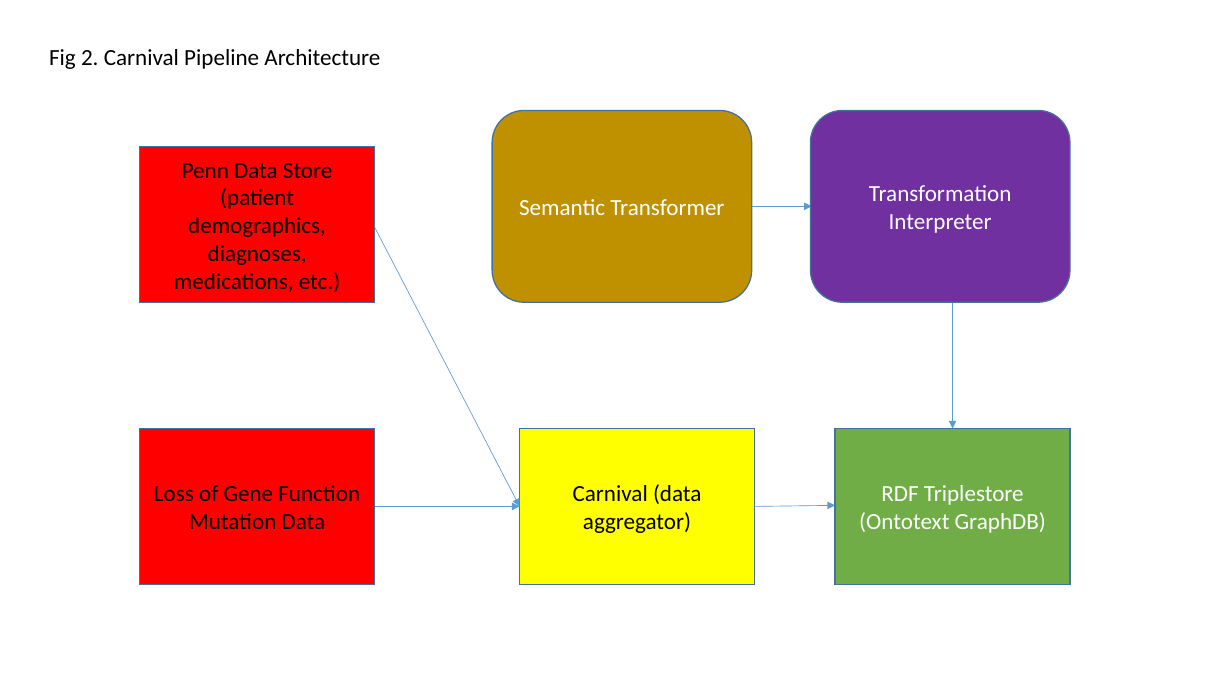
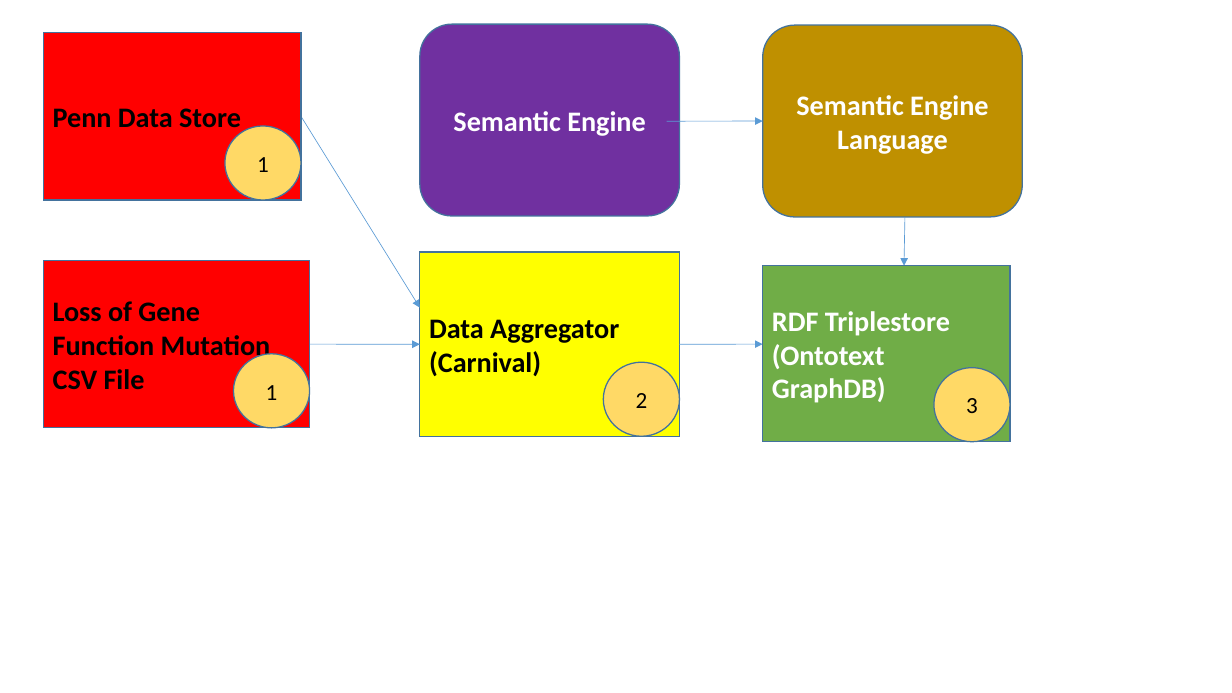
Before and after one commit to PennTURBO/semantic-engine, a slide deck: slide 2 of Acorn_diagrams.pptx. Drawn at 1232x693 pixels with LibreOffice and Linux fonts; fonts in the diff are those of the drawing. Boxes give left, top, right and bottom in pixels: in the first picture for what was removed or moved away, otherwise in the second. Text is boxed around its words. In the diff, an @@ line names an element or a change of style, - is before the commit and + after.

```diff
--- a/Acorn_diagrams.pptx
+++ b/Acorn_diagrams.pptx
@@ rounded rectangle added at [420, 24, 679, 216], fill #7030A0, outline #43739E 1 pt, 22 pt, text #FFFFFF, bold @@
+Semantic Engine
@@ rounded rectangle "Semantic Engine Language": place and size @@
-rounded rectangle "Semantic Engine Language" at [493, 111, 752, 303]
+rounded rectangle "Semantic Engine Language" at [762, 25, 1022, 217]
@@ rectangle "Penn Data Store": place and size @@
-rectangle "Penn Data Store" at [140, 147, 374, 303]
+rectangle "Penn Data Store" at [43, 32, 301, 200]
@@ text removed at [49, 49, 380, 69] @@
-Fig 2. Carnival Pipeline Architecture
@@ text in rectangle at [53, 108, 241, 134]: text changed; size 18 to 22 pt; bold on @@
-Penn Data Store (patient demographics, diagnoses, medications, etc.)
+Penn Data Store
@@ arrow moved from (374, 227) - (519, 506) to (301, 116) - (420, 308) @@
@@ text in rounded rectangle at [796, 95, 988, 154]: text changed; size 18 to 22 pt; bold on @@
-Semantic Transformer
+Semantic Engine Language
@@ rounded rectangle removed at [811, 111, 1070, 303] @@
-Transformation Interpreter
@@ ellipse added at [225, 126, 300, 200], fill #FFD966, outline #43739E 1 pt, 18 pt, text #000000 @@
+1
@@ arrow moved from (750, 206) - (812, 206) to (667, 121) - (762, 121) @@
@@ arrow added from (905, 217) to (904, 266), #5B9BD5 0.5 pt @@
@@ rectangle "Loss of Gene Function Mutation ...": place and size @@
-rectangle "Loss of Gene Function Mutation ..." at [140, 429, 374, 585]
+rectangle "Loss of Gene Function Mutation ..." at [43, 261, 310, 428]
@@ rectangle "Data Aggregator (Carnival)": place and size @@
-rectangle "Data Aggregator (Carnival)" at [519, 429, 754, 585]
+rectangle "Data Aggregator (Carnival)" at [420, 252, 679, 436]
@@ rectangle "RDF Triplestore (Ontotext": place and size @@
-rectangle "RDF Triplestore (Ontotext" at [836, 429, 1070, 585]
+rectangle "RDF Triplestore (Ontotext" at [762, 266, 1010, 442]
@@ text in rectangle at [53, 301, 271, 390]: text changed; size 18 to 22 pt; bold on @@
-Loss of Gene Function Mutation Data
+Loss of Gene Function Mutation CSV File
@@ text in rectangle at [429, 319, 619, 376]: text changed; size 18 to 22 pt; bold on @@
-Carnival (data aggregator)
+Data Aggregator (Carnival)
@@ text in rectangle at [772, 311, 950, 403]: text changed; size 18 to 22 pt; bold on @@
-RDF Triplestore (Ontotext GraphDB)
+RDF Triplestore (Ontotext
+GraphDB)
@@ arrow removed from (953, 302) to (953, 429) @@
@@ ellipse added at [234, 354, 310, 428], fill #FFD966, outline #43739E 1 pt, 18 pt, text #000000 @@
+1
@@ arrow moved from (374, 506) - (519, 506) to (310, 344) - (420, 345) @@
@@ arrow moved from (755, 506) - (836, 506) to (679, 345) - (762, 344) @@
@@ ellipse added at [604, 362, 679, 436], fill #FFD966, outline #43739E 1 pt, 18 pt, text #000000 @@
+2
@@ ellipse added at [934, 368, 1010, 442], fill #FFD966, outline #43739E 1 pt, 18 pt, text #000000 @@
+3
```
Also in this commit, not shown: 5 other slides changed, 1 slide added, 1 other file.
